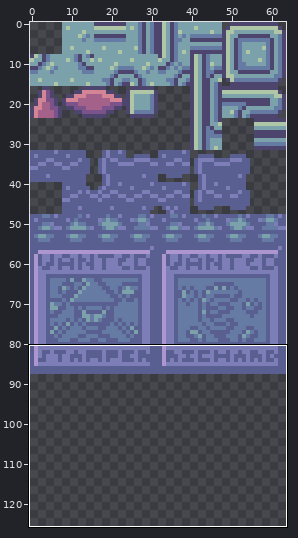
A sprite sheet gets an edit: TowerOfDreams/sprites/sTileset/8f568ac0-5302-4531-a71c-9c85cac8d6ce.png. The picture above shows the old version from afar; the outline marks the close-up.
Close-up. Before:
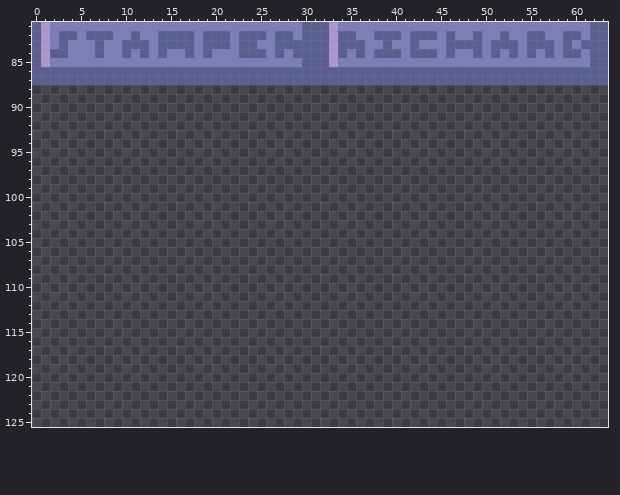
The file is 64x128 pixels. Shown: x 0..63, y 81..125. The wide view leaves out empty margins.
Now the later version:
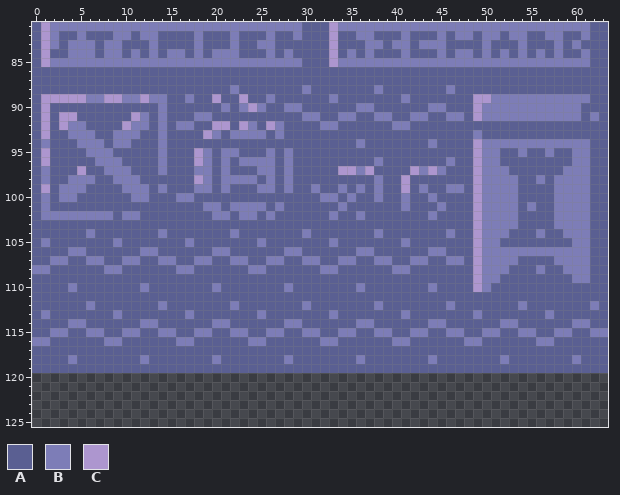
Palette (. is transparent): A #5a5f92  B #7d7db7  C #ad96cf
Change:
y 88: x 0..63 ................................................................ -> AAAAAAAAAAAAAAAAAAAAAABAAAAAAABAAAAAAABAAAAAAABAAAAAAAAAAAAAAAAA
y 89: x 0..63 ................................................................ -> ACCCCCBBCCBBCBBAABAACAACAABAAAAAABAAAAAAABAAAAAAACCBBBBBBBBBBBAA
y 90: x 0..63 ................................................................ -> ACAAAAAAAAAAAABAAAAAABABCBAABBAAAAAABBAAAAAABBAAACBBBBBBBBBBBAAA
y 91: x 0..63 ................................................................ -> ACACCAAAAAACBABAAABBAAAAAAAAAABBAABBAABBAABBAABBACBBBBBBBBBBBABA
y 92: x 0..63 ................................................................ -> ACACBBAAAACBBABABBAACCACBACBAAAABBAAAAAABBAAAAAAAAAAAAAAAAAAAAAA
y 93: x 0..63 ................................................................ -> ACAABBBAABBBAABAAAACBABBBBABAAAAAAAAAAAAAAAAAAAAABAAAAAAAAAAAAAA
y 94: x 0..63 ................................................................ -> ABAAABBBABBAAABAAAAAAAAAAAAAAAAAAAAABAAAAAAABAAAACBBBBBBBBBBBBAA
y 95: x 0..63 ................................................................ -> ACAAAABBBAAAAABAAACBABBAAABABAAAAAAAAAAAAAAAAAAAACBBAABAABAABBAA
y 96: x 0..63 ................................................................ -> ACAAAAABBBAAAABAAACBABABBBBABAAAAAAAAABAAAAAAABAACBBAAAAAAAABBAA
y 97: x 0..63 ................................................................ -> ABAAACAABBBAAABAAABBABAAABBABAAAAACCBCAAAACBCBAAACBBBAAAAAABBBAA
y 98: x 0..63 ................................................................ -> ABAABBBAABBBAAAAAACBABBBBABABAAAAAAAAABAACAAAAAAACBBBBAABABBBBAA
y 99: x 0..63 ................................................................ -> ACABBBAAAABBBABAAABBABAAABBABAABAABABABAACABAABBACBBBBAAAABBBBAA
y 100: x 0..63 ................................................................ -> ABABBAAAAAABBAAABBAAAAAAAAAAAAAABBABAABAABAABAAAACBBBBAAAABBBBAA
y 101: x 0..63 ................................................................ -> ABAAAAAAAAAAAAAAAAABBABBBBABAAAAAABAAAAAABAAABAAACBBBBABAABBBBAA
y 102: x 0..63 ................................................................ -> ABBBBBBBBABBAAAAAAAABBABBABAAAAAABAABAAAAAAABAAAACBBBBAAAABBBBAA
y 103: x 0..63 ................................................................ -> AAAAAAAAAAAAAAAAAAAAAAAAAAAAAAAAAAAAAAAAAAAAAAAAACBBBBAAAABBBBAA
y 104: x 0..63 ................................................................ -> AAAAAABAAAAAAABAAAAAAABAAAAAAABAAAAAAABAAAAAAABAACBBBAAABAABBBAA
y 105: x 0..63 ................................................................ -> ABAAAAAAABAAAAAAABAAAAAAABAAAAAAABAAAAAAABAAAAAAACBBAAAAAAAABBAA
y 106: x 0..63 ................................................................ -> AAAABBAAAAAABBAAAAAABBAAAAAABBAAAAAABBAAAAAABBAAACBBBBBBBBBBBBAA
y 107: x 0..63 ................................................................ -> AABBAABBAABBAABBAABBAABBAABBAABBAABBAABBAABBAABBACBBBBAAAABBBBAA
y 108: x 0..63 ................................................................ -> BBAAAAAABBAAAAAABBAAAAAABBAAAAAABBAAAAAABBAAAAAAACBBBAAABAABBBAA
y 109: x 0..63 ................................................................ -> AAAAAAAAAAAAAAAAAAAAAAAAAAAAAAAAAAAAAAAAAAAAAAAAACBBAAAAAAAABBAA
y 110: x 0..63 ................................................................ -> AAAABAAAAAAABAAAAAAABAAAAAAABAAAAAAABAAAAAAABAAAACBAAAAAAAAAAAAA
y 111: x 0..63 ................................................................ -> AAAAAAAAAAAAAAAAAAAAAAAAAAAAAAAAAAAAAAAAAAAAAAAAAAAAAAAAAAAAAAAA
y 112: x 0..63 ................................................................ -> AAAAAABAAAAAAABAAAAAAABAAAAAAABAAAAAAABAAAAAAABAAAAAAABAAAAAAABA
y 113: x 0..63 ................................................................ -> ABAAAAAAABAAAAAAABAAAAAAABAAAAAAABAAAAAAABAAAAAAABAAAAAAABAAAAAA
y 114: x 0..63 ................................................................ -> AAAABBAAAAAABBAAAAAABBAAAAAABBAAAAAABBAAAAAABBAAAAAABBAAAAAABBAA
y 115: x 0..63 ................................................................ -> AABBAABBAABBAABBAABBAABBAABBAABBAABBAABBAABBAABBAABBAABBAABBAABB
y 116: x 0..63 ................................................................ -> BBAAAAAABBAAAAAABBAAAAAABBAAAAAABBAAAAAABBAAAAAABBAAAAAABBAAAAAA
y 117: x 0..63 ................................................................ -> AAAAAAAAAAAAAAAAAAAAAAAAAAAAAAAAAAAAAAAAAAAAAAAAAAAAAAAAAAAAAAAA
y 118: x 0..63 ................................................................ -> AAAABAAAAAAABAAAAAAABAAAAAAABAAAAAAABAAAAAAABAAAAAAABAAAAAAABAAA
y 119: x 0..63 ................................................................ -> AAAAAAAAAAAAAAAAAAAAAAAAAAAAAAAAAAAAAAAAAAAAAAAAAAAAAAAAAAAAAAAA
